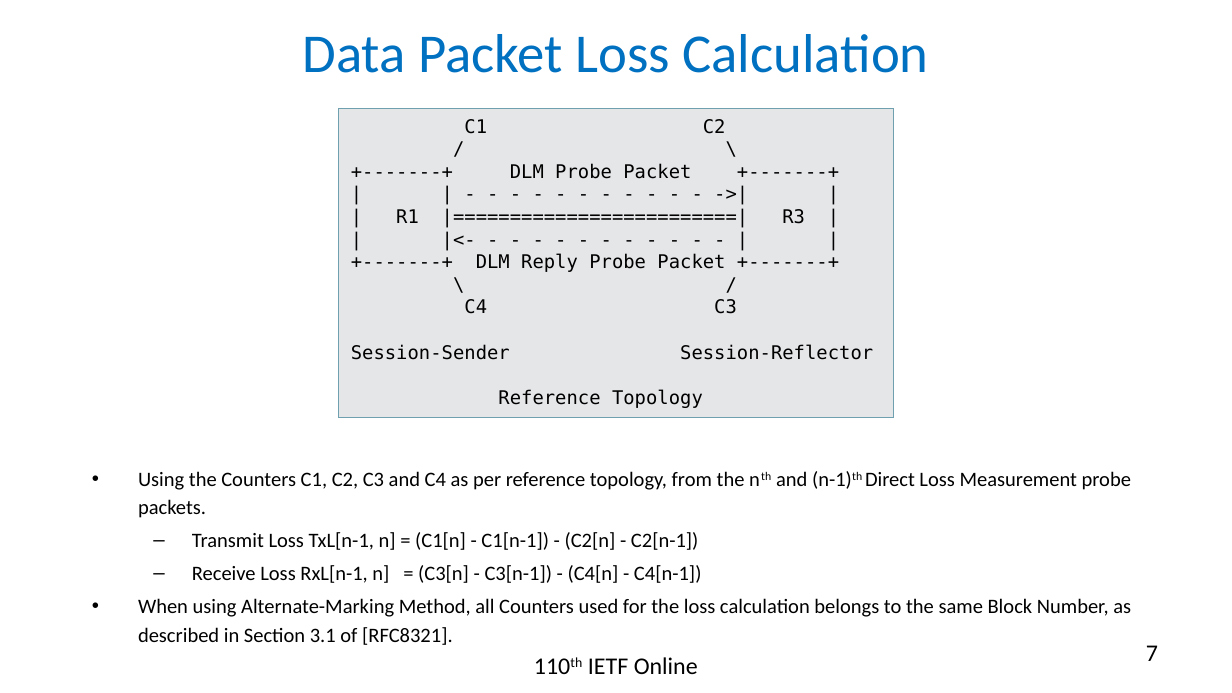
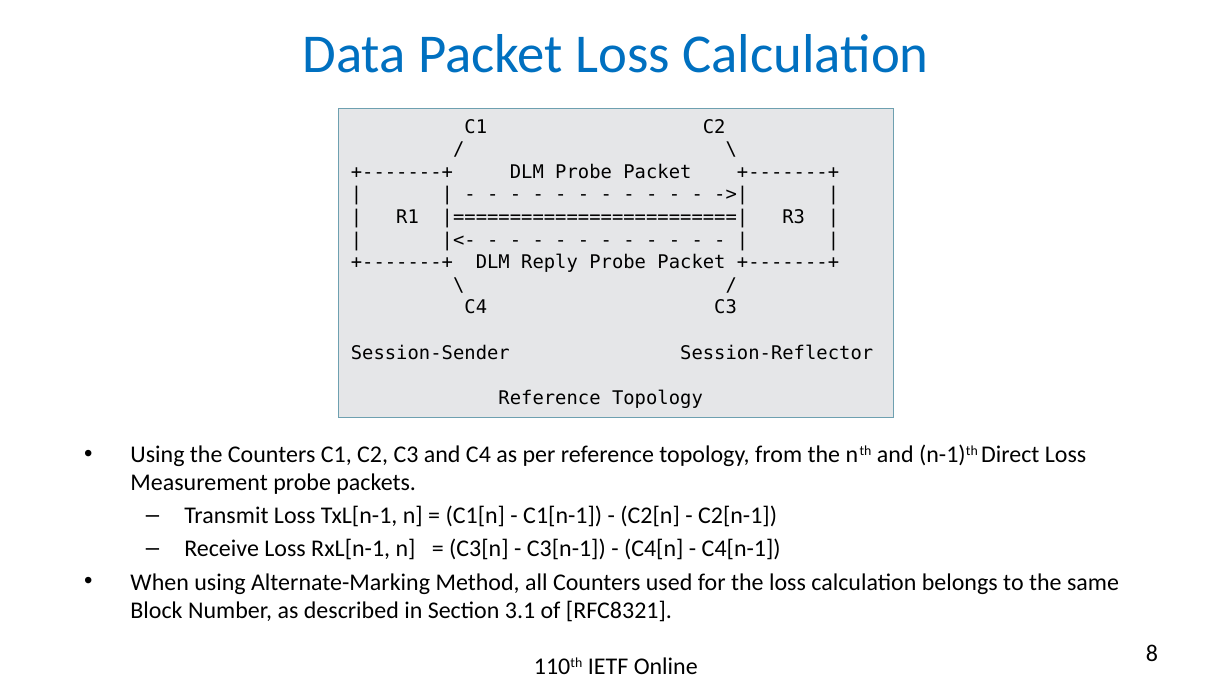
Before and after one commit to rakgandhi/ietf-slides, a slide deck: slide 8 of draft-gandhi-ippm-simple-direct-loss-00.pptx (slide 7 before the commit). Drawn at 1232x693 pixels with LibreOffice and Linux fonts; fonts in the diff are those of the drawing. Boxes give left, top, right and bottom in pixels: in the first picture for what was removed or moved away, otherwise in the second. Text is boxed around its words. In the diff, an @@ line names an element or a change of style, - is before the commit and + after.

```diff
--- a/draft-gandhi-ippm-simple-direct-loss-00.pptx
+++ b/draft-gandhi-ippm-simple-direct-loss-00.pptx
@@ text "Using the Counters C1, C2, ...": place and size @@
-text "Using the Counters C1, C2, ..." at bbox=[138, 471, 1131, 645]
+text "Using the Counters C1, C2, ..." at bbox=[130, 444, 1119, 622]
@@ text "Using the Counters C1, C2, ..." at bbox=[130, 444, 1119, 622]: size 12 to 14 pt @@
@@ page number at bbox=[1146, 644, 1158, 661]: text changed @@
-7
+8
```
Also in this commit, not shown: 3 other slides changed, 4 slides removed, 3 other files.
